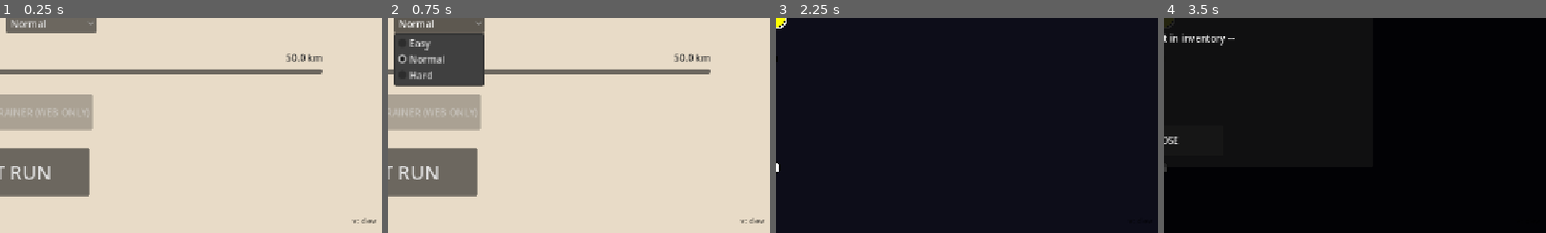
Above: before the commit, frames 1-4 (left to right).
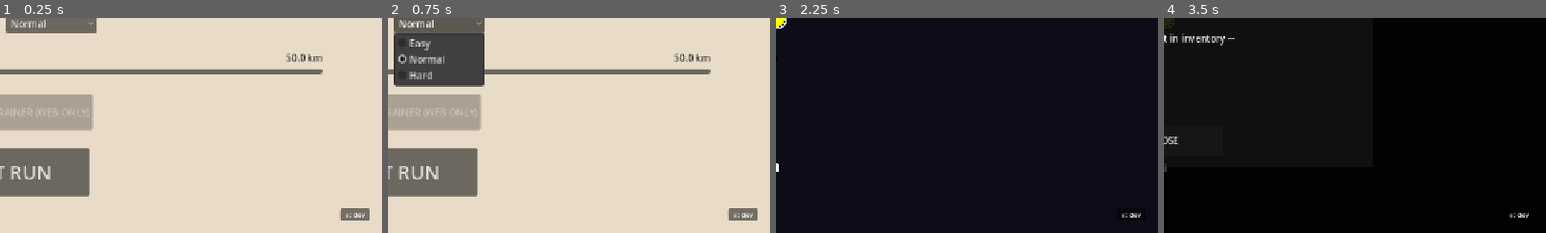
Above: after the commit, the same moments.

Repository: alexkibler/spokes-godot
Game: Godot game, scene res://src/scenes/MenuScene.tscn
Same seed, same stepped clock (60 frames per second), same inputs: the game is played once before the commit and once after it.
Inputs:
- Up to frame 1 (0.25 s): no input
- Up to frame 2 (0.75 s): click "Normal" at 0.5 s
- Up to frame 3 (2.25 s): click "Normal" at 1.25 s; click "START RUN" at 2 s
- Up to frame 4 (3.5 s): click "EQUIPMENT" at 2.75 s
The pictures show only the part of the screen within x 50-100%, y 50-100%; the shares and areas given below are measured in that part.

The runs differ from the first frame. In frame 1, 0.5% of the frame differs, in the area x 88-99%, y 88-96%; in frame 2, 0.5%; in frame 3, less than 0.1%; in frame 4, less than 0.1%.

Commit message:
ui: finalize professional version watermark and local deploy workflow

Diff:
--- a/src/autoloads/BuildInfo.gd
+++ b/src/autoloads/BuildInfo.gd
@@ -7,25 +7,42 @@
 
 func _ready() -> void:
 	if OS.has_feature("web"):
-		JavaScriptBridge.eval("console.log('Spokes: BuildInfo initializing [Hash: " + COMMIT_HASH + "]...')")
+		JavaScriptBridge.eval("console.log('Spokes: BuildInfo initializing [Hash: " + COMMIT_HASH.left(7) + "]')")
 	_add_version_watermark.call_deferred()
 
 func _add_version_watermark() -> void:
 	var layer = CanvasLayer.new()
-	layer.layer = 128 # Very high layer
+	layer.layer = 128
 	add_child(layer)
 
-	var watermark = Label.new()
-	watermark.text = "v: " + COMMIT_HASH.left(7)
-	watermark.add_theme_font_size_override("font_size", 14)
-	watermark.add_theme_color_override("font_color", Color(0, 0, 0, 0.6)) # Slightly darker semi-transparent black
-	watermark.mouse_filter = Control.MOUSE_FILTER_IGNORE
+	# MarginContainer handles the anchoring properly
+	var margin = MarginContainer.new()
+	margin.set_anchors_preset(Control.PRESET_BOTTOM_RIGHT)
+	margin.grow_horizontal = Control.GROW_DIRECTION_BEGIN
+	margin.grow_vertical = Control.GROW_DIRECTION_BEGIN
+	margin.add_theme_constant_override("margin_right", 20)
+	margin.add_theme_constant_override("margin_bottom", 20)
+	margin.mouse_filter = Control.MOUSE_FILTER_IGNORE
+	layer.add_child(margin)
 
-	layer.add_child(watermark)
+	var panel = PanelContainer.new()
+	panel.mouse_filter = Control.MOUSE_FILTER_IGNORE
+	margin.add_child(panel)
 
-	# Use the combined preset function which is more reliable for direct children of CanvasLayer
-	watermark.layout_mode = 1
-	watermark.set_anchors_and_offsets_preset(Control.PRESET_BOTTOM_RIGHT, Control.PRESET_MODE_MINSIZE, 10)
+	var style = StyleBoxFlat.new()
+	style.bg_color = Color(0, 0, 0, 0.5)
+	style.set_corner_radius_all(5)
+	style.content_margin_left = 8
+	style.content_margin_right = 8
+	style.content_margin_top = 2
+	style.content_margin_bottom = 2
+	panel.add_theme_stylebox_override("panel", style)
+
+	var label = Label.new()
+	label.text = "v: " + COMMIT_HASH.left(7)
+	label.add_theme_font_size_override("font_size", 12)
+	label.add_theme_color_override("font_color", Color.WHITE)
+	panel.add_child(label)
 
 	if OS.has_feature("web"):
-		JavaScriptBridge.eval("console.log('Spokes: Watermark positioned at bottom-right')")
+		JavaScriptBridge.eval("console.log('Spokes: Version pill added to bottom-right via MarginContainer')")
Not shown, changed: .gitignore
Not shown, changed: CLAUDE.md
Not shown, changed: GEMINI.md
